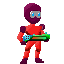
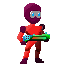
Layered file, before and after one edit (64x64). Changes by layer:
painted on "Gun" over [35, 24, 49, 63]
moved "UpperLegR" above "LowerLegR", painted on it over [35, 24, 49, 63]
moved "LowerLegR" above "Darken" over [35, 24, 49, 63]
added layer "Darken" (60%) in group "PlayerGroup" over [35, 24, 49, 63]
